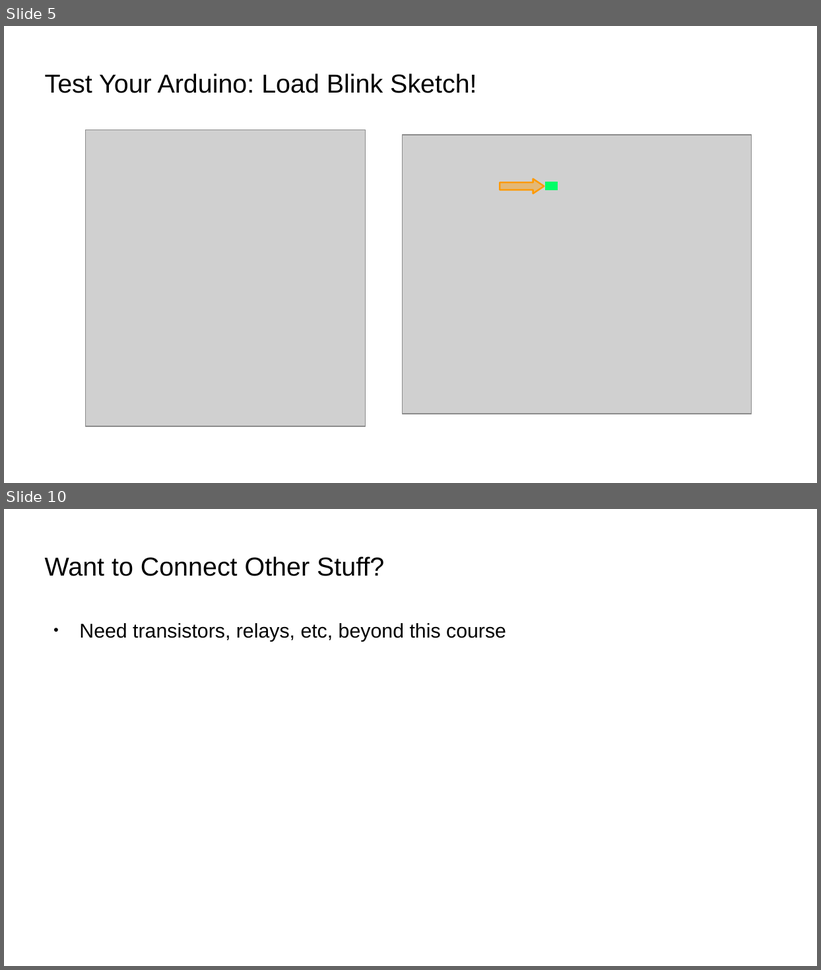
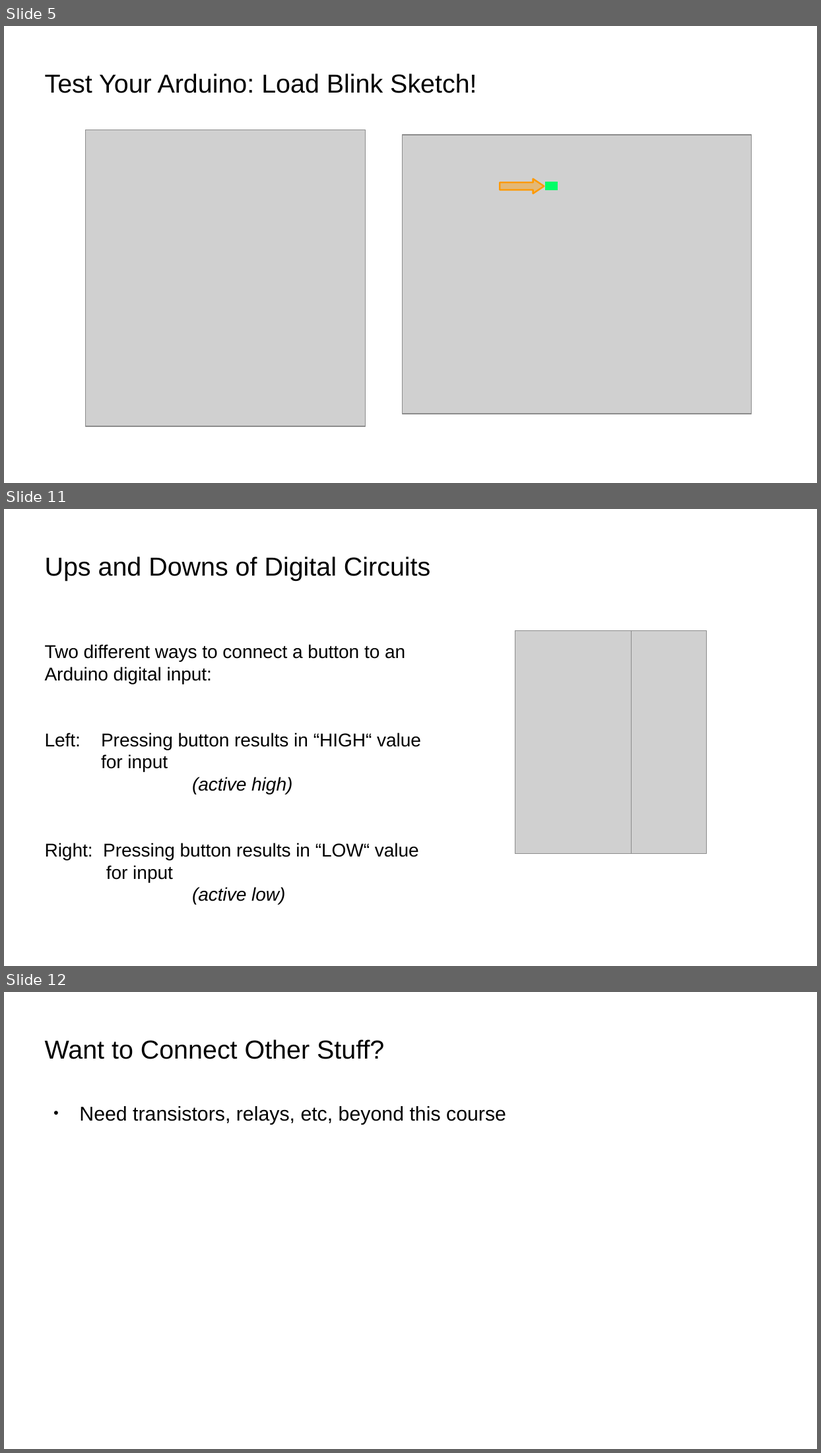
Before and after one commit to bradakelly/ArduinoDevelopmentWorkshop, a slide deck: CourseSlideshow.odp. Shown one above the other, each under a label of ours: slides 5 and 10 before the commit, slides 5, 11 and 12 after it; the slides between them are not shown. The pictures are 821x970 and 821x1453 pixels, drawn with LibreOffice and Linux fonts; fonts in the diff are those of the drawing; grey boxes stand for pictures; background and template pictures are left out. Boxes give left, top, right and bottom in pixels: in the first picture for what was removed or moved away, otherwise in the second. Text is boxed around its words. In the diff, an @@ line names an element or a change of style, - is before the commit and + after.

Commit message:
Added initial circuits slides

```diff
--- a/CourseSlideshow.odp
+++ b/CourseSlideshow.odp
@@ slide 11 added at box(4, 509, 817, 966), background picture (left out) @@
@@ title added at box(45, 557, 430, 581), 25.4 pt, text #000000 @@
+Ups and Downs of Digital Circuits
@@ text added at box(45, 644, 421, 883), 18 pt, text #000000 @@
+Two different ways to connect a button to an Arduino digital input:
+Left: Pressing button results in “HIGH“ value
+for input
+(active high)
+Right: Pressing button results in “LOW“ value
+for input
+(active low)
@@ picture added at box(516, 630, 632, 854) @@
@@ picture added at box(614, 630, 707, 854) @@
@@ what was slide 10 is now slide 12 @@
```
Also in this commit, not shown: 2 slides changed, 4 other slides added, 3 slides removed.
